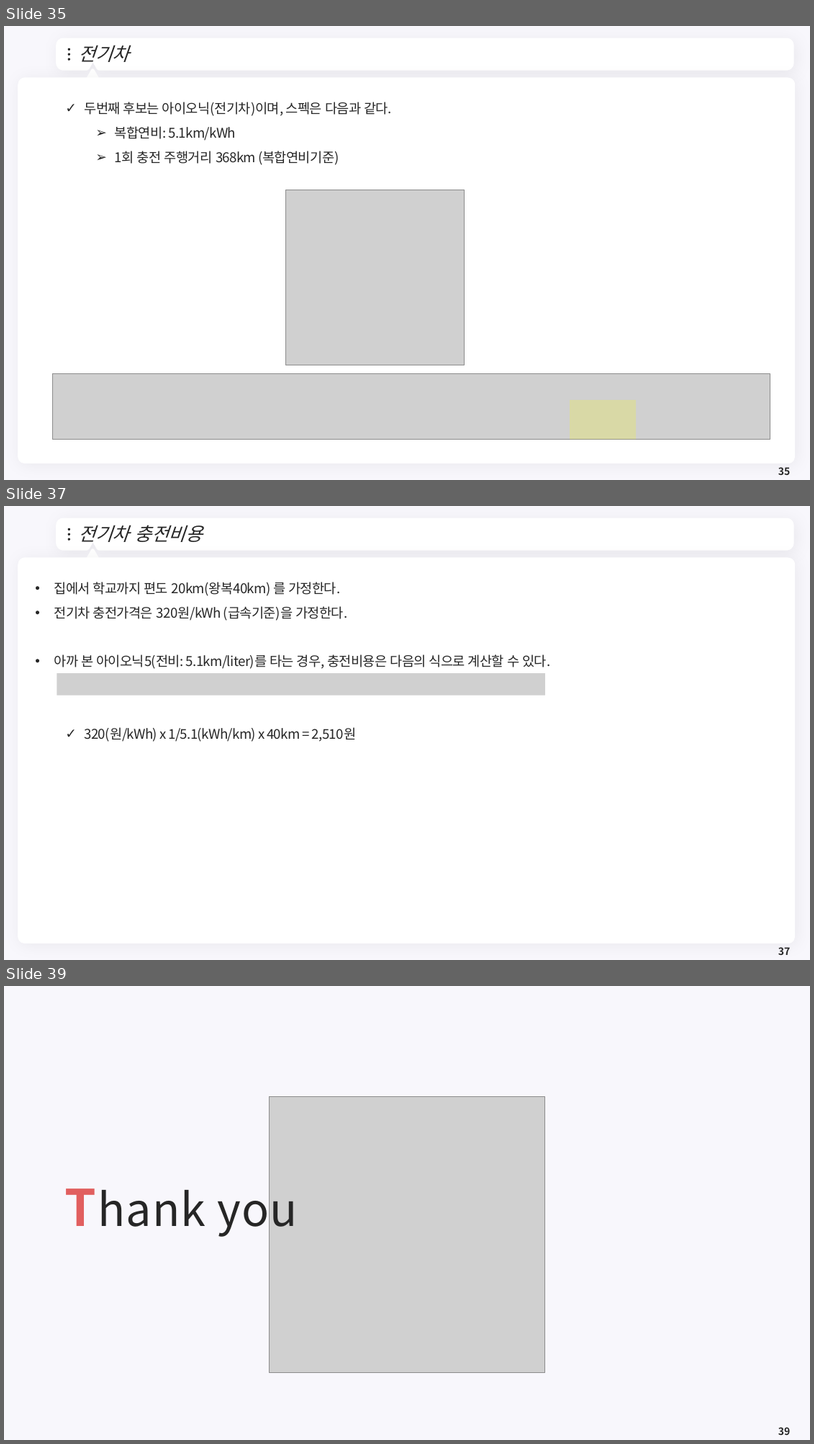
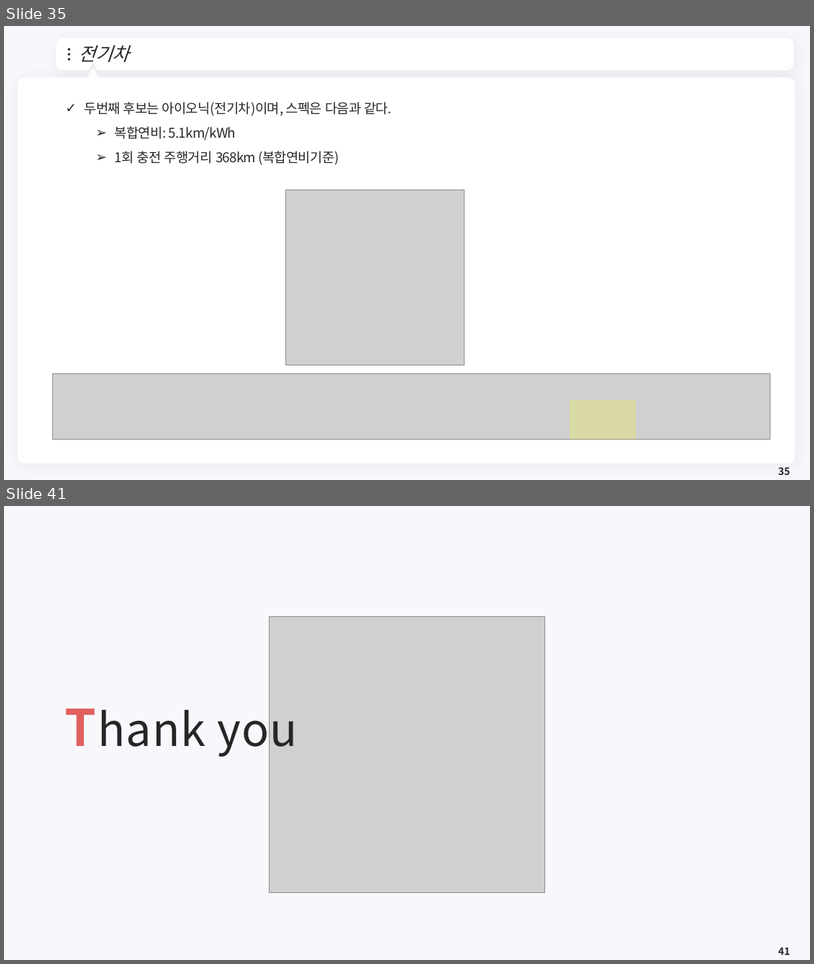
Before and after one commit to meandthey/Teaching, a slide deck: 에너지경제학/자원에너지경제학_Chapter_1.pptx. Shown one above the other, each under a label of ours: slides 35, 37 and 39 before the commit, slides 35 and 41 after it; the slides between them are not shown. The pictures are 814x1444 and 814x964 pixels, drawn with LibreOffice and Linux fonts; fonts in the diff are those of the drawing; grey boxes stand for pictures; background and template pictures are left out. Boxes give left, top, right and bottom in pixels: in the first picture for what was removed or moved away, otherwise in the second. Text is boxed around its words. In the diff, an @@ line names an element or a change of style, - is before the commit and + after.

```diff
--- a/에너지경제학/자원에너지경제학_Chapter_1.pptx
+++ b/에너지경제학/자원에너지경제학_Chapter_1.pptx
@@ slide 37 removed at bbox=[4, 506, 810, 960], background #F8F7FC; not listed: 7 template elements that a slide beside it also shows @@
@@ title removed at bbox=[79, 525, 203, 542] @@
-전기차 충전비용
@@ text removed at bbox=[54, 582, 550, 741] @@
-• 집에서 학교까지 편도 20km(왕복40km) 를 가정한다.
-• 전기차 충전가격은 320원/kWh (급속기준)을 가정한다.
-• 아까 본 아이오닉5(전비: 5.1km/liter)를 타는 경우, 충전비용은 다음의 식으로 계산할 수 있다.
-  ✓ 320(원/kWh) x 1/5.1(kWh/km) x 40km = 2,510원
@@ picture removed at bbox=[57, 673, 545, 695] @@
@@ page number removed at bbox=[779, 947, 790, 955] @@
-37
@@ what was slide 39 is now slide 41 @@
@@ page number at bbox=[779, 947, 790, 955]: text changed @@
-39
+41
```
Also in this commit, not shown: 2 slides changed, 3 slides added.
